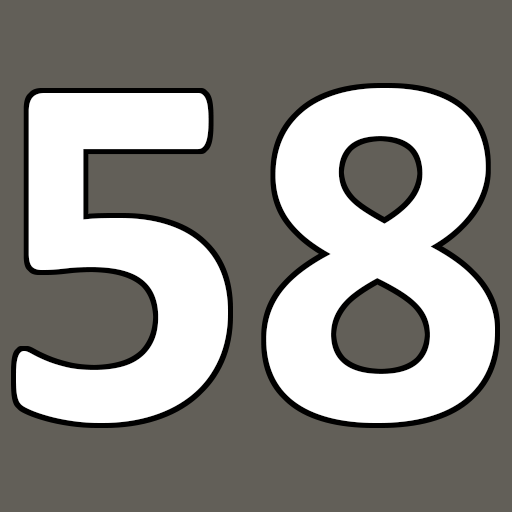
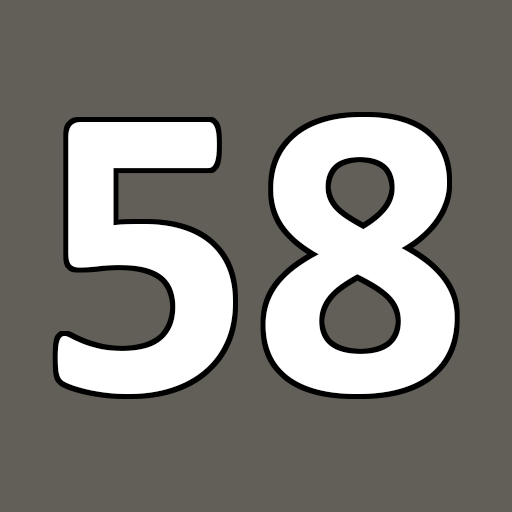
The second (512, 512) image is a revision of the first. Changes to its layers:
painted on "58" over [16, 88, 495, 423]
painted on "Background" over [11, 83, 500, 428]
